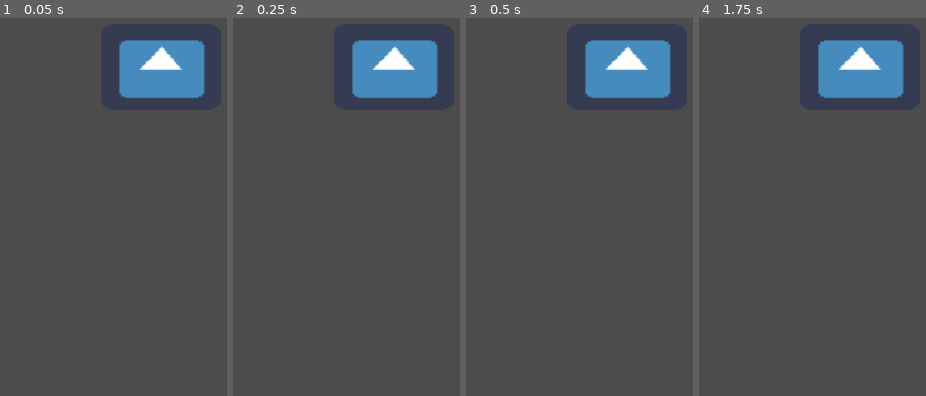
Above: before the commit, frames 1-4 (left to right).
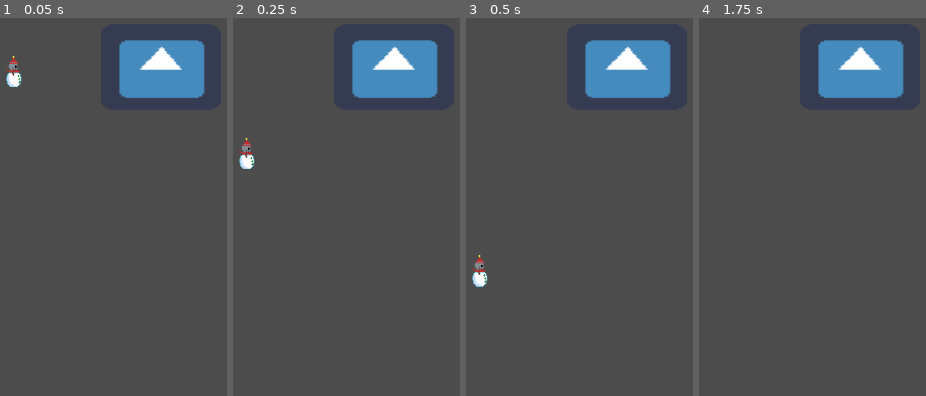
Above: after the commit, the same moments.

Repository: harry-peirse/godot-wild-jam-4
Game: Godot game, scene res://Prototype/OldJunk/Test.tscn
The game is run twice, just before and just after one commit, with the same random seed, the same clock (stepped at 60 frames per second) and the same inputs. This scene is started directly instead of the project's main scene. The engine's default icon, where the game draws it, is replaced by a stand-in: a white triangle on a blue panel in a dark square.
Inputs:
- Up to frame 1 (0.05 s): no input
- Up to frame 2 (0.25 s): no input
- Up to frame 3 (0.5 s): no input
- Up to frame 4 (1.75 s): hold Space (jump) 0.53-1.28 s; hold Right (ui_right) from 0.53 s (still down); tap Space (jump) at 1.35, 1.52 s

The runs differ from the first frame. In frame 1, 0.4% of the frame differs, in the area x 2-10%, y 10-19%; in frame 2, 0.4%; in frame 3, 0.4%, in the area x 2-10%, y 62-72%; in frame 4, nothing differs.

Commit message:
Fixed refactoring of the repo. Should be good.

Diff:
--- a/Prototype/OldJunk/Test.tscn
+++ b/Prototype/OldJunk/Test.tscn
@@ -1,7 +1,8 @@
 [gd_scene load_steps=3 format=2]
 
-[ext_resource path="res://Prototype/SnowmanExample.tscn" type="PackedScene" id=1]
+[ext_resource path="res://actors/character/snowman/SnowmanExample.tscn" type="PackedScene" id=1]
 [ext_resource path="res://Prototype/OldJunk/Fire.tscn" type="PackedScene" id=2]
+
 
 
 [node name="Test" type="Node2D"]
--- a/Prototype/Test.tscn
+++ b/Prototype/Test.tscn
@@ -1,9 +1,10 @@
 [gd_scene load_steps=6 format=2]
 
-[ext_resource path="res://Prototype/SnowmanExample.tscn" type="PackedScene" id=1]
+[ext_resource path="res://actors/character/snowman/SnowmanExample.tscn" type="PackedScene" id=1]
 [ext_resource path="res://Godot.png" type="Texture" id=2]
-[ext_resource path="res://Art/Primitive/Ramp.png" type="Texture" id=3]
-[ext_resource path="res://Art/Tilemap.png" type="Texture" id=4]
+[ext_resource path="res://assets/art/environments/Ramp.png" type="Texture" id=3]
+[ext_resource path="res://assets/art/Tilemap.png" type="Texture" id=4]
+
 
 [sub_resource type="RectangleShape2D" id=1]
 
--- /dev/null
+++ b/actors/character/snowman/SnowmanExample.gd
@@ -0,0 +1,140 @@
+extends KinematicBody2D
+
+#Signals are great for calling methods in
+#physics objects. Godot does not crash if it
+#attempts to emit a signal inside a body
+#that does not exist.
+
+#These are the constants that will always be
+#affecting us.
+const DOUBLE_JUMP = -1000
+const FLOOR = Vector2( 0,-1 )
+const GRAVITY_ADD = 70
+const GRAVITY_MAX = 600
+const JUMP_STRENGTH = -300
+const JUMP_STAGE_1 = 0.011167 * 5
+const JUMP_STAGE_2 = 0.011167 * 8
+const JUMP_STAGE_3 = 0.011167 * 10
+const JUMP_STAGE_MAX = 3
+
+#Determines the velocity
+var velocity : Vector2 = Vector2( 0,0 )
+
+#Use this to determine jump height.
+var jump_held : float = 0
+var jump_stage : int = 1
+var jump_mod : Array = [ 0, -140, -200, -300 ]
+var allow_slope = false #Fixes slopes messing with jumps.
+
+
+#This allows us to double jump.
+#I am not sure if double jump should
+#be affected by jump being held or not.
+var has_double_jump = true
+
+#Determines how large the snowman is.
+var size = 1
+onready var original_col_extents = $Col.shape.extents
+onready var original_sprite_scale = $Sprite.scale
+
+var JUMP = 1
+var state = JUMP
+
+func _process(delta):
+	#Quick left right handling.
+	#I will eventually replace this with
+	#a controller input handling class.
+	velocity.x = (int( Input.is_action_pressed("ui_right") ) -
+	int( Input.is_action_pressed( "ui_left" ) ) ) * 200
+
+	#Calculate velocity's y value.
+	velocity.y = min( velocity.y + GRAVITY_ADD, GRAVITY_MAX )
+
+	$AnimatedSprite.play()
+
+	if jump_held > 0 :
+		jump_held( delta )
+
+	allow_slope = false
+	if on_floor() && velocity.y >= 0:
+		has_double_jump = true
+		allow_slope = true
+		jump_held = 0
+		velocity.y = 0
+		if Input.is_action_just_pressed( "jump" ) :
+			velocity.y = JUMP_STRENGTH
+			jump_held += delta
+
+
+	elif has_double_jump :
+			if Input.is_action_just_pressed( "jump" ) :
+				has_double_jump = false
+				velocity.y = DOUBLE_JUMP
+				$AnimatedSprite.animation = "Jumping"
+				state = JUMP
+
+	#Code for Animations states
+	if state == JUMP and velocity.y > 0:
+		$AnimatedSprite.animation = "Falling"
+	#if state == JUMP and is_on_floor():
+		#$AnimatedSprite.animation = "idle"
+	if  velocity.x < 0 :
+		$AnimatedSprite.flip_h = true
+	if  velocity.x > 0 :
+		$AnimatedSprite.flip_h = false
+
+	move_and_slide_with_snap( velocity.rotated( slope() ) , Vector2( 0, -1 ), FLOOR )
+
+
+func change_scale( new_scale : float ):
+	#Change the size of the snowman
+	#Eventually we will better handle scaling.
+	$Col.shape.extents = original_col_extents * new_scale
+	$Sprite.scale = original_sprite_scale * new_scale
+
+
+func slope():
+	#Returns the slope's angle.
+	var slope = Vector2( 0,0 )
+	if $Floor1.is_colliding() :
+		slope = $Floor1.get_collision_normal()
+
+	elif $Floor2.is_colliding() :
+		slope = $Floor2.get_collision_normal()
+
+
+	return slope.rotated( 1.570796 ).angle() * int( allow_slope )
+
+
+func jump_held( delta ):
+	#Determines how strong the jump should be.
+	if Input.is_action_pressed( "jump" ) :
+		jump_held += delta
+
+		velocity.y = JUMP_STRENGTH + jump_mod[ jump_stage ]
+		if jump_stage == 2 :
+			pass
+
+		if jump_held >= get( "JUMP_STAGE_" + str( jump_stage ) ) :
+			jump_stage += 1
+
+			if jump_stage > JUMP_STAGE_MAX :
+				jump_held = 0
+				jump_stage = 1
+
+	else:
+		jump_held = 0
+		jump_stage = 1
+
+
+func on_floor():
+	var on_floor = false
+	$Floor1.update()
+	$Floor2.update()
+	if state == JUMP:
+		$AnimatedSprite.animation = "Idle"
+
+	if $Floor1.is_colliding() || $Floor2.is_colliding():
+		on_floor = true
+
+	return on_floor
--- /dev/null
+++ b/actors/character/snowman/SnowmanExample.tscn
@@ -0,0 +1,62 @@
+[gd_scene load_steps=9 format=2]
+
+[ext_resource path="res://actors/character/snowman/SnowmanExample.gd" type="Script" id=1]
+[ext_resource path="res://Icon.png" type="Texture" id=2]
+[ext_resource path="res://assets/characters/Snowman_jumping.png" type="Texture" id=3]
+[ext_resource path="res://assets/characters/s_idle01.png" type="Texture" id=4]
+[ext_resource path="res://assets/characters/s_idle02.png" type="Texture" id=5]
+[ext_resource path="res://assets/characters/Snowman_falling.png" type="Texture" id=6]
+
+[sub_resource type="SpriteFrames" id=1]
+
+animations = [ {
+"frames": [ ExtResource( 3 ) ],
+"loop": true,
+"name": "Jumping",
+"speed": 3.0
+}, {
+"frames": [ ExtResource( 4 ), ExtResource( 5 ) ],
+"loop": true,
+"name": "Idle",
+"speed": 5.0
+}, {
+"frames": [  ],
+"loop": true,
+"name": "Running",
+"speed": 5.0
+}, {
+"frames": [ ExtResource( 6 ) ],
+"loop": true,
+"name": "Falling",
+"speed": 5.0
+} ]
+
+[sub_resource type="RectangleShape2D" id=2]
+
+extents = Vector2( 25.0682, 26.6484 )
+
+[node name="Snowman" type="KinematicBody2D"]
+script = ExtResource( 1 )
+
+[node name="Sprite" type="Sprite" parent="."]
+visible = false
+position = Vector2( 0, 8.52331 )
+scale = Vector2( 1, 1.42617 )
+texture = ExtResource( 2 )
+
+[node name="AnimatedSprite" type="AnimatedSprite" parent="."]
+frames = SubResource( 1 )
+animation = "Idle"
+
+[node name="Col" type="CollisionShape2D" parent="."]
+shape = SubResource( 2 )
+
+[node name="Floor1" type="RayCast2D" parent="."]
+position = Vector2( -23.8571, 23.2496 )
+enabled = true
+cast_to = Vector2( 0, 10 )
+
+[node name="Floor2" type="RayCast2D" parent="."]
+position = Vector2( 24.4688, 22.3313 )
+enabled = true
+cast_to = Vector2( 0, 10 )
--- a/globals/SceneBrowser.tscn
+++ b/globals/SceneBrowser.tscn
@@ -1,6 +1,6 @@
 [gd_scene load_steps=2 format=2]
 
-[ext_resource path="res://Global/SceneBrowser.gd" type="Script" id=1]
+[ext_resource path="res://globals/SceneBrowser.gd" type="Script" id=1]
 
 [node name="SceneBrowser" type="Node"]
 script = ExtResource( 1 )
--- a/project.godot
+++ b/project.godot
@@ -21,7 +21,7 @@
 
 [autoload]
 
-SceneBrowser="*res://Global/SceneBrowser.tscn"
+SceneBrowser="*res://globals/SceneBrowser.tscn"
 
 [display]
 
Not shown, changed: Icon.png.import
